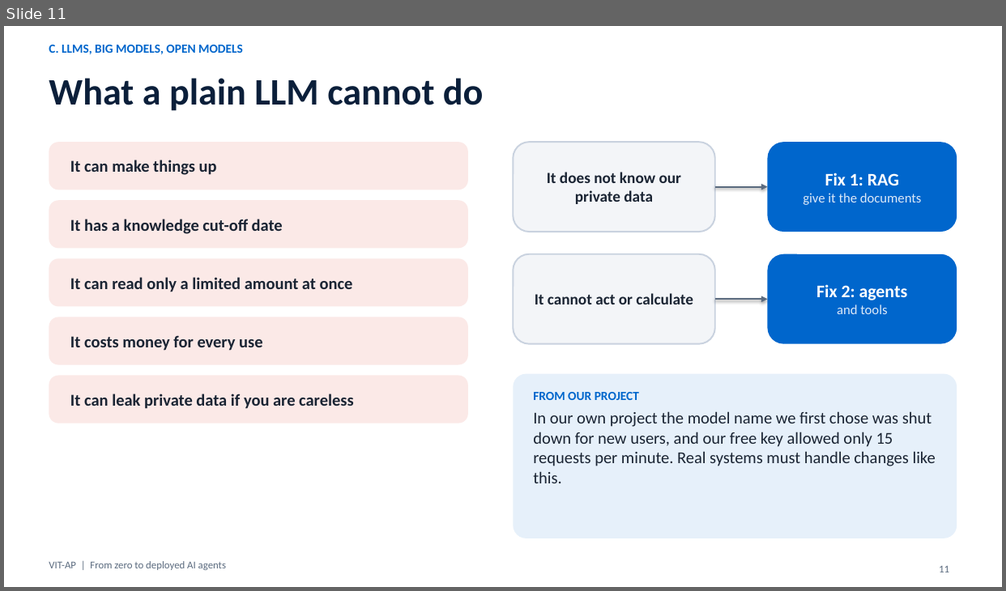
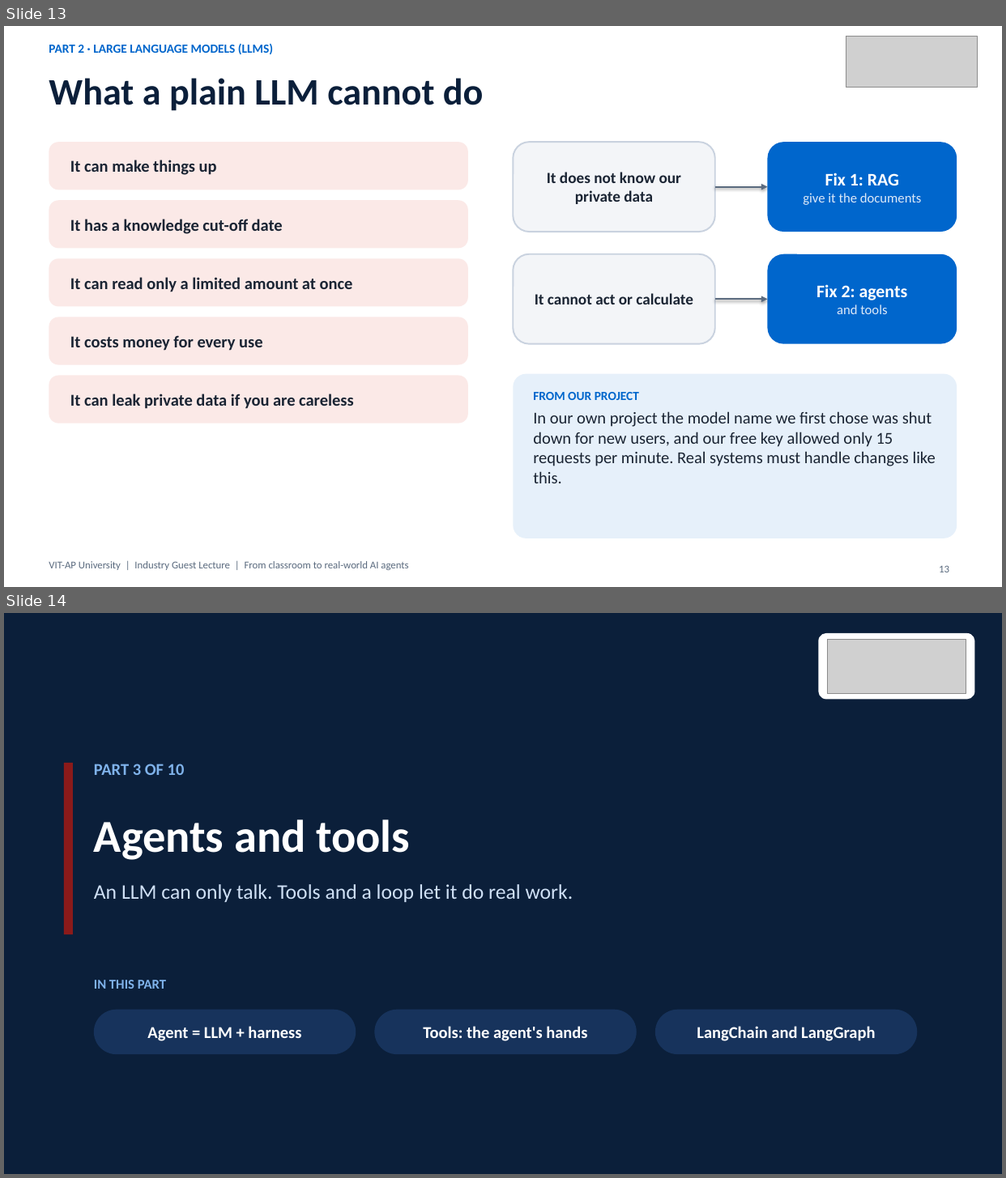
Before and after one commit to nareshroyalc/Demo, a slide deck: deck/VIT-AP_AI_Webinar.pptx. Shown one above the other, each under a label of ours: slide 11 before the commit, slides 13 and 14 after it. The pictures are 1006x591 and 1006x1178 pixels, drawn with LibreOffice and Linux fonts; fonts in the diff are those of the drawing; grey boxes stand for pictures. Boxes give left, top, right and bottom in pixels: in the first picture for what was removed or moved away, otherwise in the second. Text is boxed around its words. In the diff, an @@ line names an element or a change of style, - is before the commit and + after.

Commit message:
Deck: VIT-AP intro, agenda, logo, 10 part dividers, two tools slides (65 slides)

```diff
--- a/deck/VIT-AP_AI_Webinar.pptx
+++ b/deck/VIT-AP_AI_Webinar.pptx
@@ slide 14 added at <box>4,613,1002,1174</box>, background #0B1F3A @@
@@ rounded rectangle added at <box>819,633,975,699</box>, fill #FFFFFF @@
@@ picture added at <box>828,639,966,693</box> @@
@@ rectangle added at <box>64,763,73,935</box>, fill #8B1A1A @@
@@ text added at <box>94,764,185,775</box>, 16 pt, text #7FB2EA, bold @@
+PART 3 OF 10
@@ title added at <box>94,820,410,860</box>, 44 pt, text #FFFFFF, bold @@
+Agents and tools
@@ text added at <box>94,884,573,902</box>, 20 pt, text #CFE0F5 @@
+An LLM can only talk. Tools and a loop let it do real work.
@@ text added at <box>94,980,166,989</box>, 13 pt, text #7FB2EA, bold @@
+IN THIS PART
@@ rounded rectangle added at <box>94,1010,356,1054</box>, fill #17335C, 16 pt, text #FFFFFF, bold @@
+Agent = LLM + harness
@@ rounded rectangle added at <box>374,1010,637,1054</box>, fill #17335C, 16 pt, text #FFFFFF, bold @@
+Tools: the agent's hands
@@ rounded rectangle added at <box>655,1010,918,1054</box>, fill #17335C, 16 pt, text #FFFFFF, bold @@
+LangChain and LangGraph
@@ what was slide 11 is now slide 13 @@
@@ slide 13 changed as well @@
@@ text at <box>49,44,273,54</box>: text changed @@
-C. LLMS, BIG MODELS, OPEN MODELS
+PART 2 · LARGE LANGUAGE MODELS (LLMS)
@@ picture added at <box>846,37,978,88</box> @@
@@ text at <box>49,561,408,570</box>: text changed @@
-VIT-AP | From zero to deployed AI agents
+VIT-AP University | Industry Guest Lecture | From classroom to real-world AI agents
@@ page number at <box>939,565,949,573</box>: text changed @@
-11
+13
```
Also in this commit, not shown: 49 other slides changed, 13 other slides added, 6 other files.
